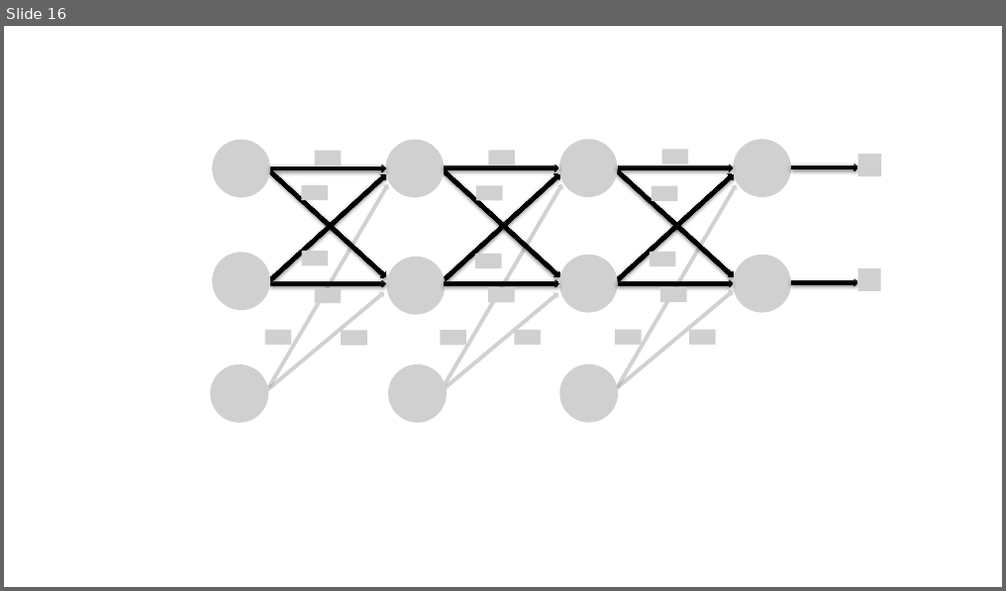
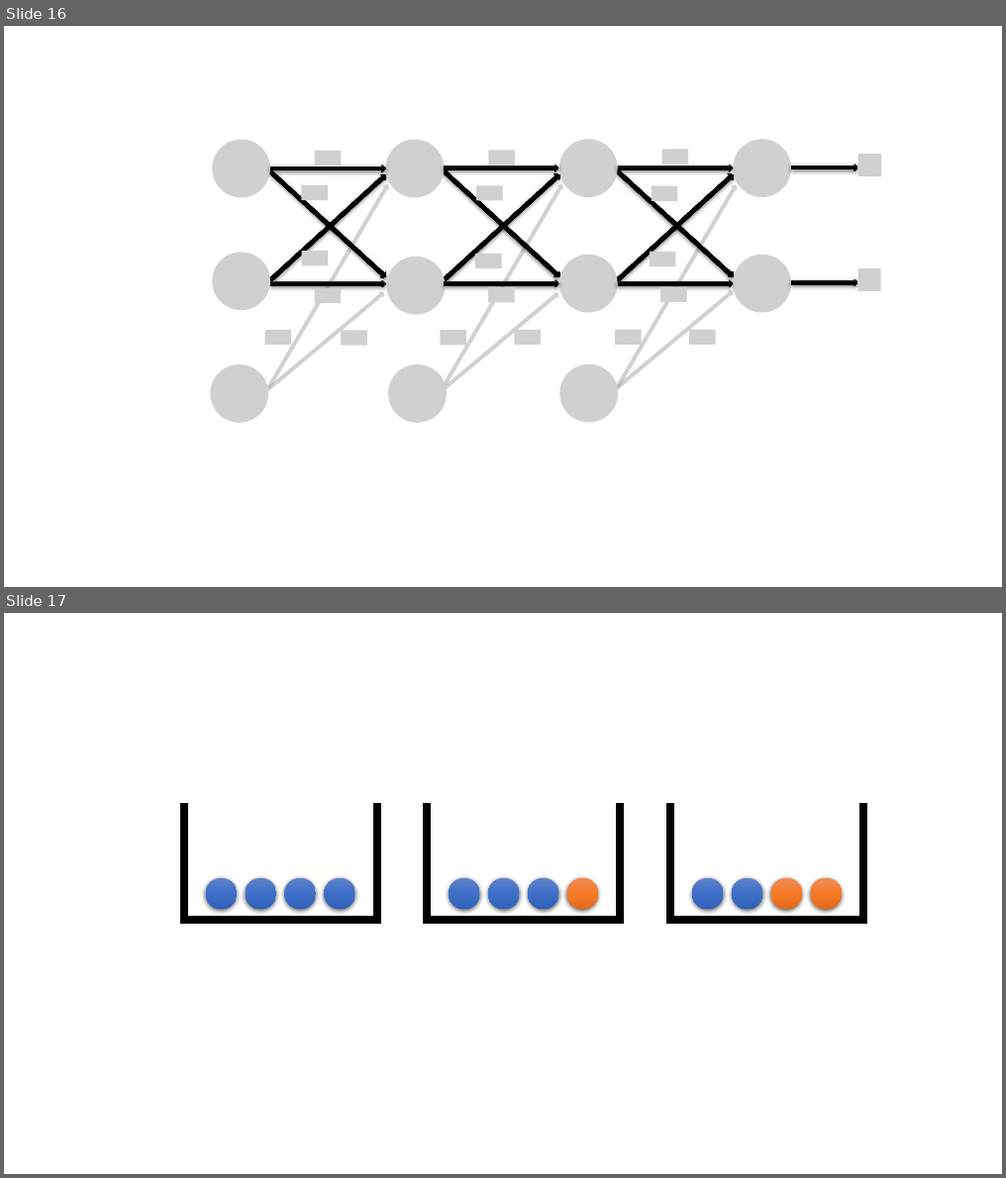
Before and after one commit to deflagg/ArtificialNeuralNetworkStudy, a slide deck: ANN Diagram.pptx. Shown one above the other, each under a label of ours: slide 16 before the commit, slides 16 and 17 after it. The pictures are 1006x591 and 1006x1178 pixels, drawn with LibreOffice and Linux fonts; fonts in the diff are those of the drawing; grey boxes stand for pictures. Boxes give left, top, right and bottom in pixels: in the first picture for what was removed or moved away, otherwise in the second. Text is boxed around its words. In the diff, an @@ line names an element or a change of style, - is before the commit and + after.

```diff
--- a/ANN Diagram.pptx
+++ b/ANN Diagram.pptx
@@ slide 17 added at [4, 613, 1002, 1174], background #FFFFFF @@
@@ rectangle added at [180, 804, 187, 924], fill #000000, outline #000000 1 pt @@
@@ rectangle added at [374, 804, 380, 924], fill #000000, outline #000000 1 pt @@
@@ rectangle added at [423, 804, 430, 924], fill #000000, outline #000000 1 pt @@
@@ rectangle added at [617, 804, 624, 924], fill #000000, outline #000000 1 pt @@
@@ rectangle added at [667, 804, 674, 924], fill #000000, outline #000000 1 pt @@
@@ rectangle added at [860, 804, 867, 924], fill #000000, outline #000000 1 pt @@
@@ ellipse added at [205, 878, 237, 909], fill gradient #6183CB to #3E70CA to #3062BB @@
@@ ellipse added at [245, 878, 276, 909], fill gradient #6183CB to #3E70CA to #3062BB @@
@@ ellipse added at [285, 878, 316, 909], fill gradient #6183CB to #3E70CA to #3062BB @@
@@ ellipse added at [325, 878, 355, 909], fill gradient #6183CB to #3E70CA to #3062BB @@
@@ ellipse added at [449, 878, 480, 909], fill gradient #6183CB to #3E70CA to #3062BB @@
@@ ellipse added at [488, 878, 520, 909], fill gradient #6183CB to #3E70CA to #3062BB @@
@@ ellipse added at [528, 878, 559, 909], fill gradient #6183CB to #3E70CA to #3062BB @@
@@ ellipse added at [567, 878, 598, 909], fill gradient #F18C57 to #F67B28 to #E56C19 @@
@@ ellipse added at [692, 878, 724, 909], fill gradient #6183CB to #3E70CA to #3062BB @@
@@ ellipse added at [732, 878, 763, 909], fill gradient #6183CB to #3E70CA to #3062BB @@
@@ ellipse added at [771, 878, 803, 909], fill gradient #F18C57 to #F67B28 to #E56C19 @@
@@ ellipse added at [811, 878, 843, 909], fill gradient #F18C57 to #F67B28 to #E56C19 @@
@@ rectangle added at [180, 916, 380, 923], fill #000000, outline #000000 1 pt @@
@@ rectangle added at [423, 916, 623, 923], fill #000000, outline #000000 1 pt @@
@@ rectangle added at [667, 916, 867, 923], fill #000000, outline #000000 1 pt @@
```
Also in this commit, not shown: 1 other slide added, 7 other files.
